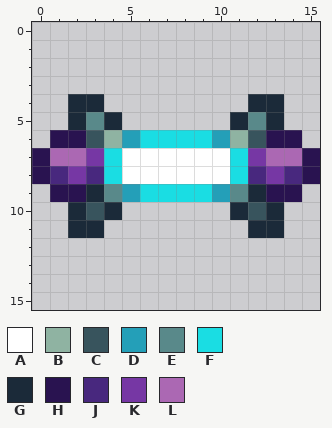
One commit to this pixel-art sprite: objects/quasar/ehr_stationlight/ehr_stationlighth_icon.png. This is how it looked before the edit.
The file is 16x16 pixels.
Palette (. is transparent): A #ffffff  B #8fb3a2  C #38545d  D #249fb8  E #59898a  F #1adde3  G #1b2a39  H #291350  J #48287e  K #7637a4  L #ab68b3
Pixels before, first column x 0:
 4 ..GG........GG..
 5 ..GEG......GEG..
 6 .HHCBDFFFFDBCHH.
 7 HLLKFAAAAAAFKLLH
 8 HJKJFAAAAAAFJKJH
 9 .HHGEDFFFFDEGHH.
10 ..GCG......GCG..
11 ..GG........GG..
New version:
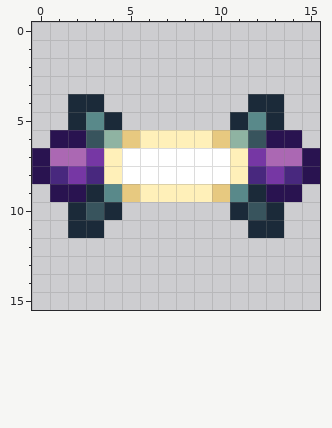
From old to new:
colour D: #249fb8 -> #e7c980
colour F: #1adde3 -> #fff0b9
Boxes around the changes in both pictures, in picture pixels (x1, y1, x2, y2):
changed: (104, 130, 248, 202)
